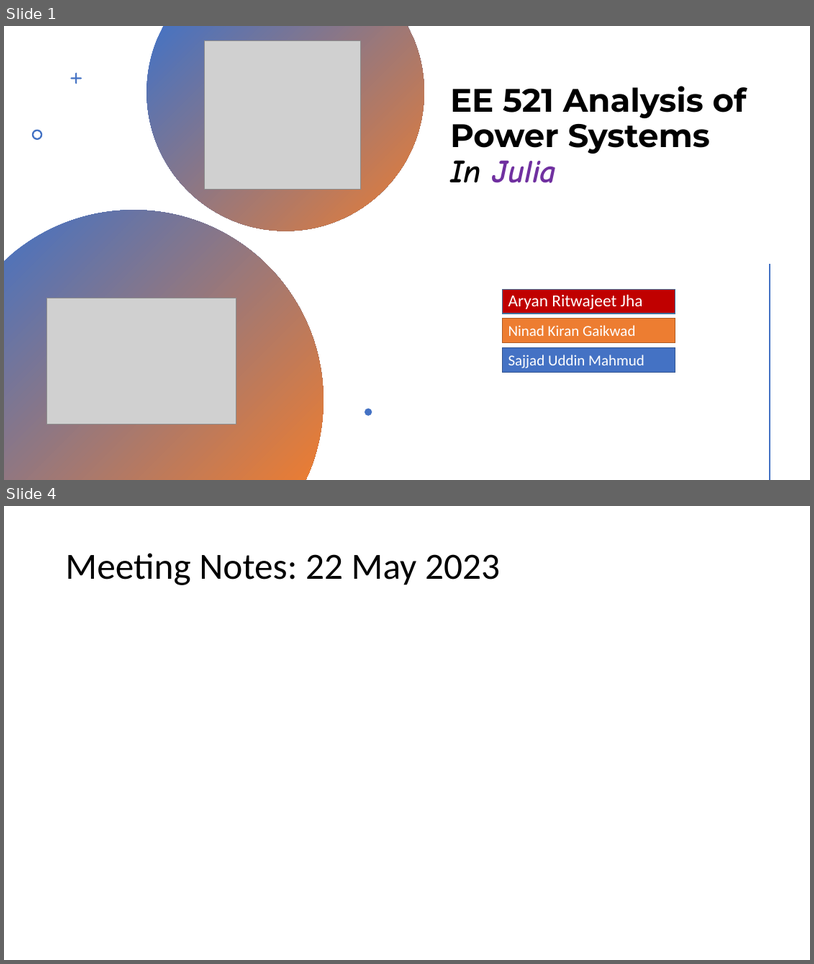
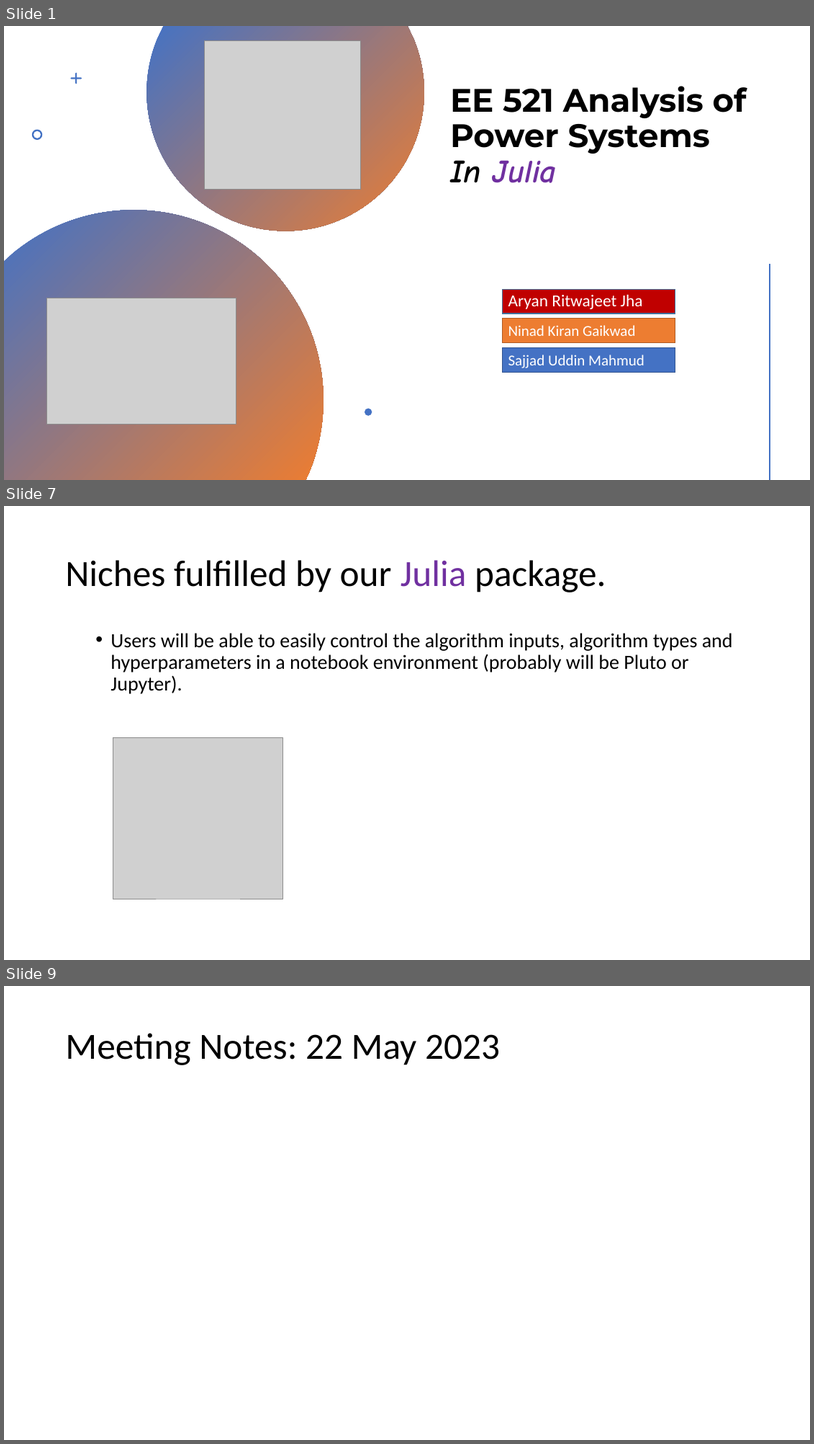
Before and after one commit to Realife-Brahmin/OriginalDocsHub, a slide deck: ee521/plan_for_ee521_in_julia/ee521_julia_plan.pptx. Shown one above the other, each under a label of ours: slides 1 and 4 before the commit, slides 1, 7 and 9 after it; the slides between them are not shown. The pictures are 814x964 and 814x1444 pixels, drawn with LibreOffice and Linux fonts; fonts in the diff are those of the drawing; grey boxes stand for pictures. Boxes give left, top, right and bottom in pixels: in the first picture for what was removed or moved away, otherwise in the second. Text is boxed around its words. In the diff, an @@ line names an element or a change of style, - is before the commit and + after.

Commit message:
draft before presenting initial Julia package proposal to Anamika

```diff
--- a/ee521/plan_for_ee521_in_julia/ee521_julia_plan.pptx
+++ b/ee521/plan_for_ee521_in_julia/ee521_julia_plan.pptx
@@ slide 7 added at [4,506,810,960], background #FFFFFF @@
@@ title added at [65,560,606,592], 44 pt, text #000000 @@
+Niches fulfilled by our Julia package.
@@ text added at [111,633,733,694], 24 pt, text #000000 @@
+  • Users will be able to easily control the algorithm inputs, algorithm types and hyperparameters in a notebook environment (probably will be Pluto or Jupyter).
@@ picture added at [113,738,283,898] @@
@@ what was slide 4 is now slide 9 @@
```
Also in this commit, not shown: 2 slides changed, 4 other slides added, 1 other file.
